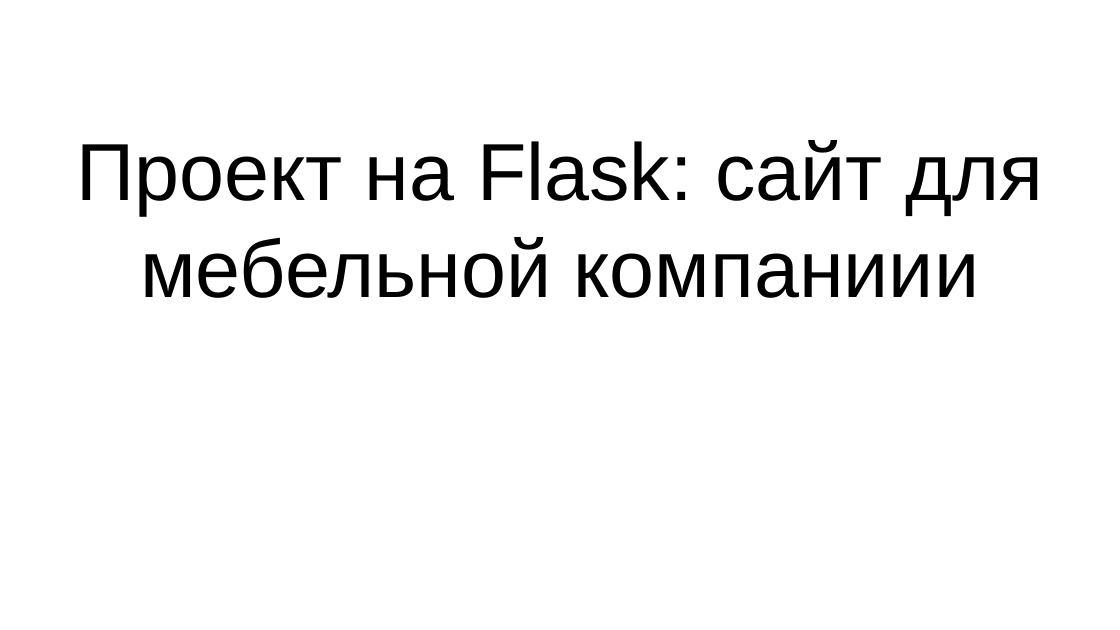
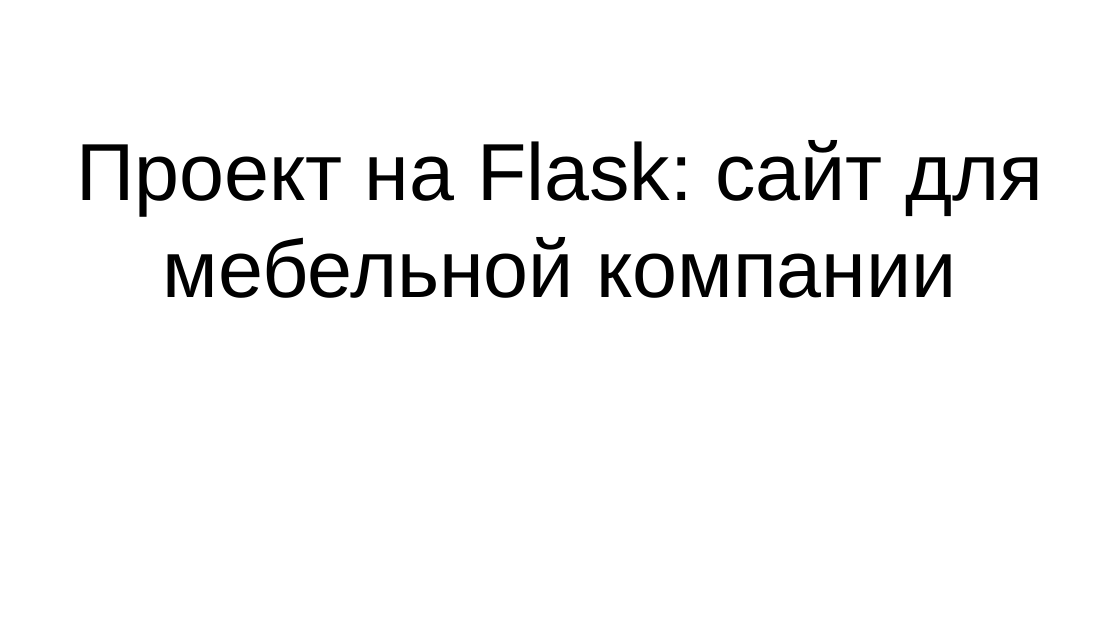
Before and after one commit to alex-kolokolov/site, a slide deck: slide 1 of pres.pptx. Drawn at 1120x630 pixels with LibreOffice and Linux fonts; fonts in the diff are those of the drawing. Boxes give left, top, right and bottom in pixels: in the first picture for what was removed or moved away, otherwise in the second. Text is boxed around its words. In the diff, an @@ line names an element or a change of style, - is before the commit and + after.

```diff
--- a/pres.pptx
+++ b/pres.pptx
@@ title at [77, 140, 1043, 298]: text changed @@
-Проект на Flask: сайт для мебельной компаниии
+Проект на Flask: сайт для мебельной компании
```
Also in this commit, not shown: 3 other slides changed, 3 other files.
